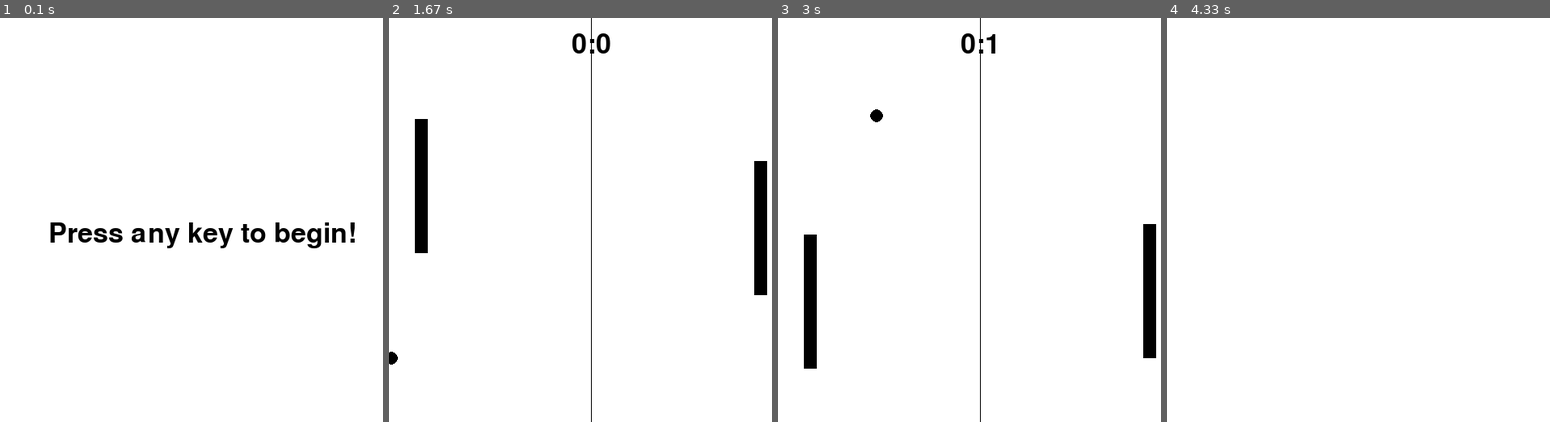
Above: before the commit, frames 1-4 (left to right).
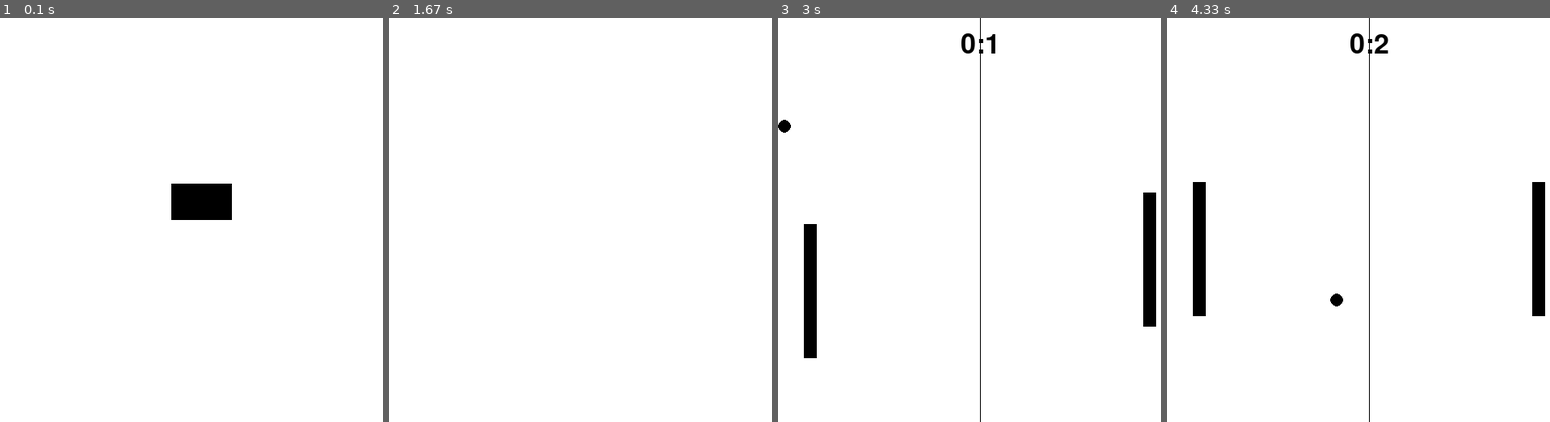
Above: after the commit, the same moments.

Repository: Chazz22/PygameTests
Game: pygame game, started from Pong.py
The game is run twice, just before and just after one commit, with the same random seed, the same clock (stepped at 60 frames per second) and the same inputs.
Inputs (mouse positions are in pixels of both pictures, inside the frame that each line leads up to):
- Up to frame 1 (0.1 s): no input
- Up to frame 2 (1.67 s): click (622, 131) at 0.38 s, where only the run after the commit has a clickable "Play"; hold Up 0.67-1.13 s; hold Down 1.17-1.47 s; hold Up from 1.5 s (still down)
- Up to frame 3 (3 s): release Up at 1.87 s; hold Down 1.9-2.27 s; hold Up 2.3-2.6 s; hold Down 2.63-2.93 s; hold S 2.63-2.93 s
- Up to frame 4 (4.33 s): hold Down 3.37-3.73 s; hold S 3.37-3.73 s; hold Up 3.77-4.07 s; hold W 3.77-4.07 s; hold Down from 4.1 s (still down); hold S from 4.1 s (still down)

The runs differ from the first frame. In frame 1, 3.2% of the frame differs, in the area x 13-93%, y 41-57%; in frame 2, 2.8%; in frame 3, 0.9%; in frame 4, 2.8%.

Commit message:
Rudimentary Menus

Diff:
--- a/Pong.py
+++ b/Pong.py
@@ -9,9 +9,12 @@
 ball_size = display_size // 30
 paddle_height = display_size // 3
 paddle_speed = ball_size // 1.2
-ball_speed = ball_size
+ball_speed = ball_size * 1.1
+button_width = int(display_size * .15)
+button_height = int(button_width * 0.6)
 
 white = (255, 255, 255)
+grey = (128, 128, 128)
 black = (0, 0, 0)
 
 
@@ -29,6 +32,7 @@
         self.origin_y = self.y
         self.origin_angle = self.angle
 
+    @abstractmethod
     def move(self):
         pass
 
@@ -45,6 +49,7 @@
 class Paddle(BaseEntity):
 
     score = 0
+    is_bot = False
 
     def draw(self):
         pygame.draw.rect(self.game_display, black, [self.x, self.y, ball_size, paddle_height])
@@ -65,10 +70,76 @@
         self.y -= int(math.sin(self.angle) * self.speed)
 
     def reset(self):
-        ball_range = [random.uniform(-math.pi / 8, math.pi / 8), random.uniform(3 * math.pi / 4, 5 * math.pi / 4)]
-        self.x = display_size // 2
-        self.y = display_size // 2
+        ball_range = [random.uniform(-math.pi / 10, math.pi / 10), random.uniform(3 * math.pi / 4, 5 * math.pi / 4)]
+        self.x = self.origin_x
+        self.y = self.origin_y
         self.angle = random.choice(ball_range)
+
+
+class BaseMenu(object):
+
+    def __init__(self, main, buttons, enabled=True):
+        self.main = main
+        self.buttons = buttons
+        self.enabled = enabled
+
+    def draw(self):
+        if not self.enabled:
+            return
+        for button in self.buttons:
+            button.draw()
+
+    def check_hover(self):
+        if not self.enabled:
+            return
+        mouse_x = pygame.mouse.get_pos()[0]
+        mouse_y = pygame.mouse.get_pos()[1]
+        for button in self.buttons:
+            if button.x < mouse_x < button.x + button_width and button.y < mouse_y < button.y + button_height:
+                button.is_highlighted = True
+            else:
+                button.is_highlighted = False
+
+    def check_click(self):
+        if not self.enabled:
+            return
+        mouse_x = pygame.mouse.get_pos()[0]
+        mouse_y = pygame.mouse.get_pos()[1]
+        for button in self.buttons:
+            if button.x < mouse_x < button.x + button_width and button.y < mouse_y < button.y + button_height:
+                return button.click()
+
+
+class MainMenu(BaseMenu):
+
+    def __init__(self, main):
+        self.main = main
+        self.buttons = ([Button(self.main, 'Play', display_size // 2 - button_width / 2, display_size // 2 - button_height)])
+        BaseMenu.__init__(self, main, self.buttons)
+
+
+class Button(object):
+
+    def __init__(self, main, name, x, y):
+        self.main = main
+        self.game_display = main.game_display
+        self.font = main.hud.font
+        self.is_highlighted = False
+        self.name = name
+        self.x = x
+        self.y = y
+
+    def draw(self):
+
+        if self.is_highlighted:
+            pygame.draw.rect(self.game_display, grey, (self.x, self.y, button_width, button_height))
+        else:
+            pygame.draw.rect(self.game_display, black, (self.x, self.y, button_width, button_height))
+        text = self.font.render(self.name, True, white)
+        self.game_display.blit(text, ((self.x + button_width) - (text.get_rect().width // 2), (self.y + button_height) // 2))
+
+    def click(self):
+        return self.name
 
 
 class Hud(object):
@@ -76,8 +147,7 @@
     def __init__(self, main):
         self.main = main
         self.game_display = main.game_display
-        pygame.font.init()
-        self.font = pygame.font.Font(None, display_size // 10)
+        self.font = main.font
 
     def draw_line(self):
         pygame.draw.line(self.game_display, black, (display_size // 2, 0), (display_size // 2, display_size))
@@ -106,14 +176,20 @@
 
         pygame.init()
         self.clock = pygame.time.Clock()
+        pygame.font.init()
+        self.font = pygame.font.Font(None, display_size // 10)
         self.game_display = pygame.display.set_mode((display_size, display_size))
         pygame.display.set_caption('Pong')
+        pygame.mixer.init()
+        self.pongblip = pygame.mixer.Sound('Resources/pongblip.wav')
+        self.pongblip2 = pygame.mixer.Sound('Resources/pongblip2.wav')
 
         self.player1 = None
         self.player2 = None
         self.ball = None
 
         self.hud = Hud(self)
+        self.main_menu = MainMenu(self)
 
         self.game_loop()
 
@@ -139,10 +215,14 @@
                     quit()
                 if event.type == pygame.KEYDOWN:
                     self.game_started = True
+                if event.type == pygame.MOUSEBUTTONDOWN:
+                    if self.main_menu.check_click() == 'Play':
+                        self.game_started = True
 
             self.game_display.fill(white)
-            self.hud.send_centered_message('Press any key to begin!')
-
+            if self.main_menu.enabled:
+                self.main_menu.check_hover()
+                self.main_menu.draw()
             pygame.display.update()
 
         while not self.game_exit:
@@ -181,26 +261,32 @@
             if self.ball.x < ball_size:
                 self.reset()
                 self.player2.score += 1
+                self.pongblip2.play()
                 time.sleep(0.5)
             elif self.ball.x > display_size - ball_size:
                 self.reset()
                 self.player1.score += 1
+                self.pongblip2.play()
                 time.sleep(0.5)
             if self.ball.y < ball_size:
                 self.ball.angle = -self.ball.angle
                 self.ball.y = 2 * ball_size - self.ball.y
+                self.pongblip2.play()
             elif self.ball.y > display_size - ball_size:
                 self.ball.angle = -self.ball.angle
                 self.ball.y = 2 * (display_size - ball_size) - self.ball.y
+                self.pongblip2.play()
 
             # Ball collision with paddles
             # For x coords, must use math.pi - angle to shift for cos
             if self.player1.x < self.ball.x < self.player1.x + ball_size and self.player1.y < self.ball.y < self.player1.y + paddle_height:
-                self.ball.angle = math.pi - self.ball.angle - (self.player1.angle / 6)
+                self.ball.angle = math.pi - self.ball.angle - (self.player1.angle / 10)
                 self.ball.x = 2 * (self.player1.x + ball_size) - self.ball.x
+                self.pongblip.play()
             if self.player2.x < self.ball.x < self.player2.x + ball_size and self.player2.y < self.ball.y < self.player2.y + paddle_height:
-                self.ball.angle = math.pi - self.ball.angle - (self.player2.angle / 6)
+                self.ball.angle = math.pi - self.ball.angle - (self.player2.angle / 10)
                 self.ball.x = 2 * self.player2.x - self.ball.x
+                self.pongblip.play()
 
             self.player1.move()
             self.player2.move()
Not shown, added: Resources/pongblip.wav
Not shown, added: Resources/pongblip2.wav
